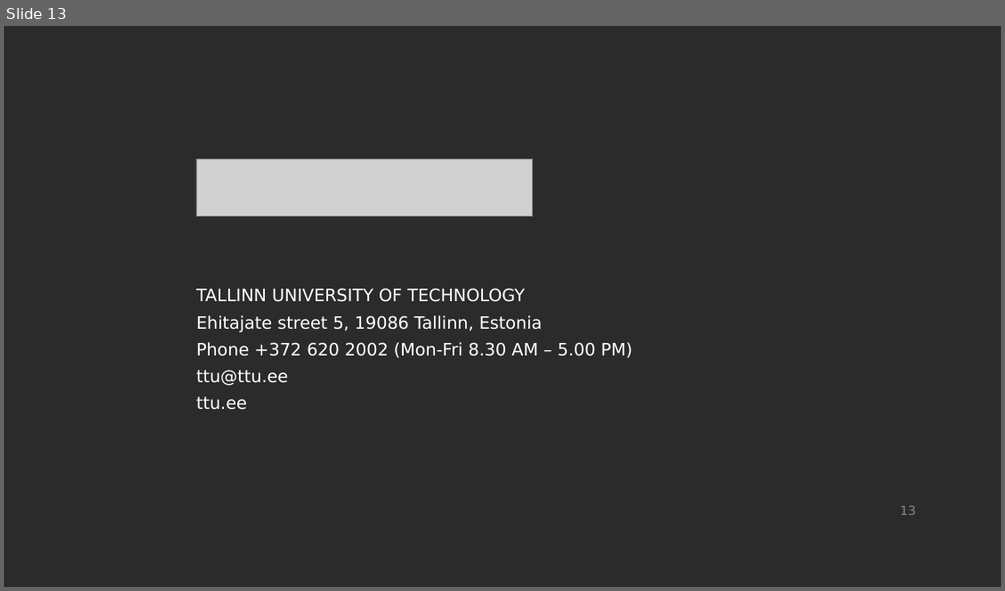
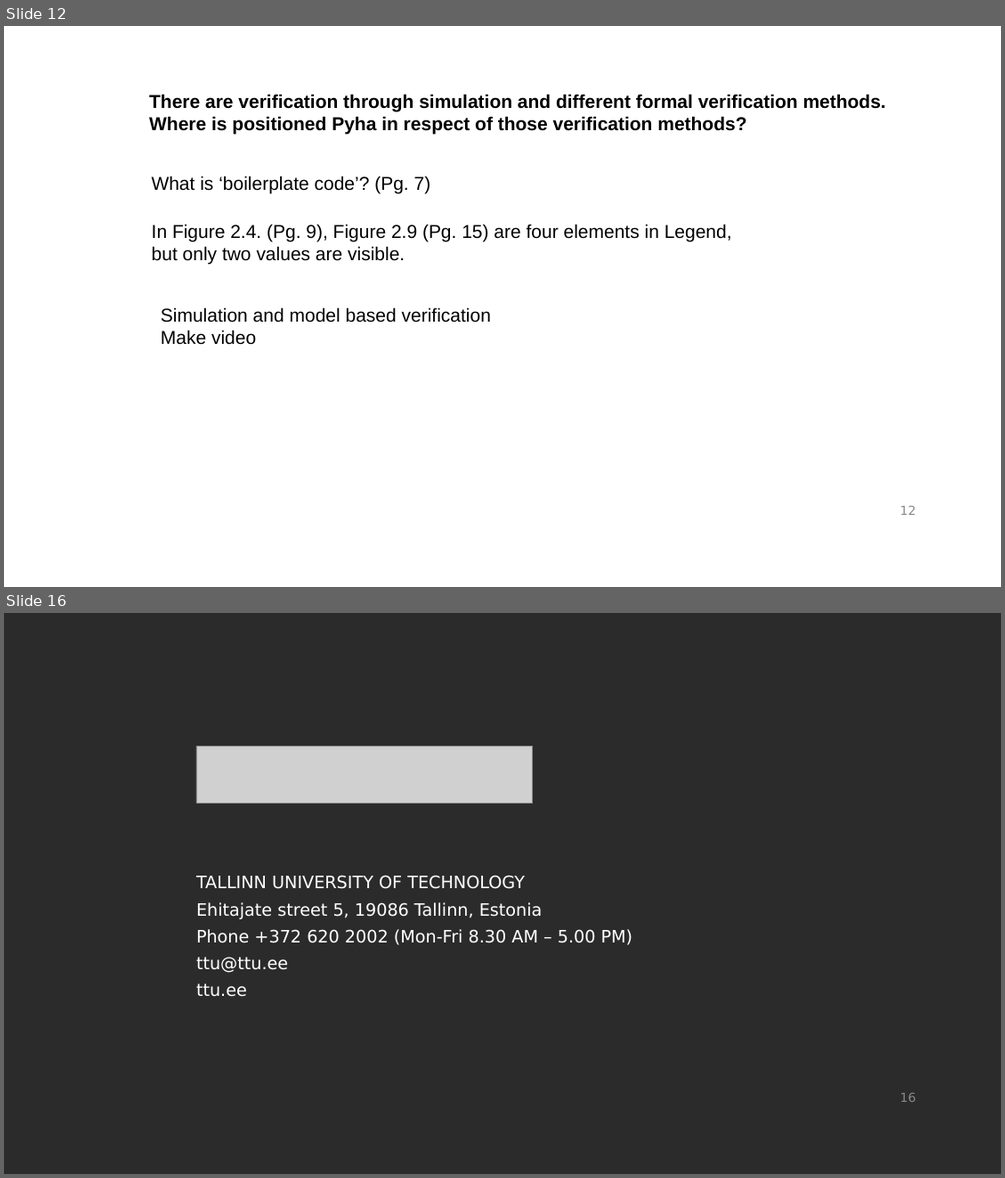
Before and after one commit to gasparka/thesis, a slide deck: presentation.odp. Shown one above the other, each under a label of ours: slide 13 before the commit, slides 12 and 16 after it; the slides between them are not shown. The pictures are 1005x591 and 1005x1178 pixels, drawn with LibreOffice and Linux fonts; fonts in the diff are those of the drawing; grey boxes stand for pictures; background and template pictures are left out; a plain dark background stands for a picture behind light text. Boxes give left, top, right and bottom in pixels: in the first picture for what was removed or moved away, otherwise in the second. Text is boxed around its words. In the diff, an @@ line names an element or a change of style, - is before the commit and + after.

```diff
--- a/presentation.odp
+++ b/presentation.odp
@@ slide 12 added at [4, 26, 1001, 587], background #FFFFFF; not listed: 1 template element that a slide beside it also shows @@
@@ text added at [149, 94, 886, 135], 18 pt, text #000000, bold @@
+There are verification through simulation and different formal verification methods.
+Where is positioned Pyha in respect of those verification methods?
@@ text added at [152, 176, 431, 194], 18 pt, text #000000 @@
+What is ‘boilerplate code’? (Pg. 7)
@@ text added at [152, 224, 732, 265], 18 pt, text #000000 @@
+In Figure 2.4. (Pg. 9), Figure 2.9 (Pg. 15) are four elements in Legend,
+but only two values are visible.
@@ text added at [161, 307, 491, 345], 18 pt, text #000000 @@
+Simulation and model based verification
+Make video
@@ what was slide 13 is now slide 16 @@
@@ page number at [900, 1093, 916, 1102]: text changed @@
-13
+16
```
Also in this commit, not shown: 3 slides changed, 6 other slides added, 4 slides removed, 3 other files.
